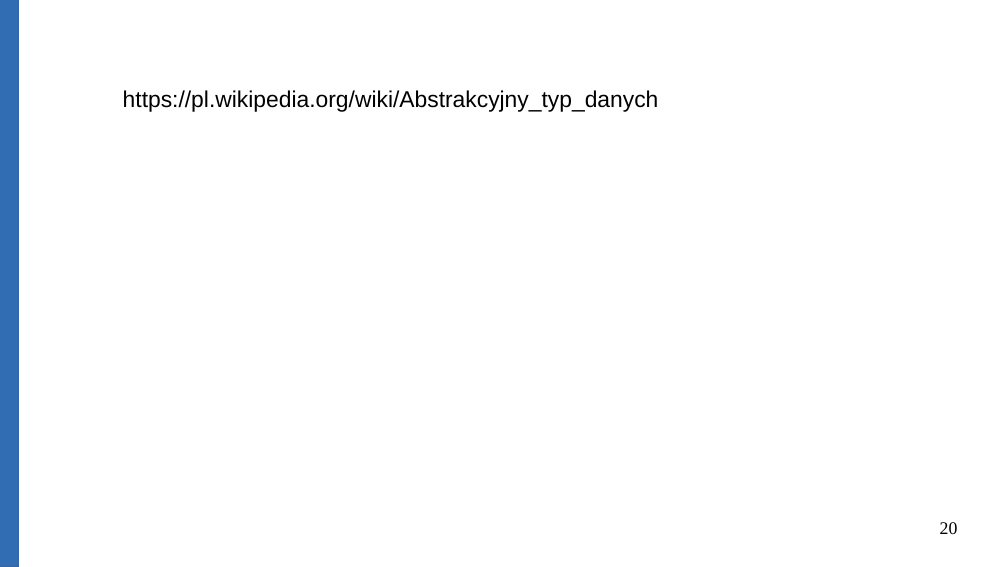
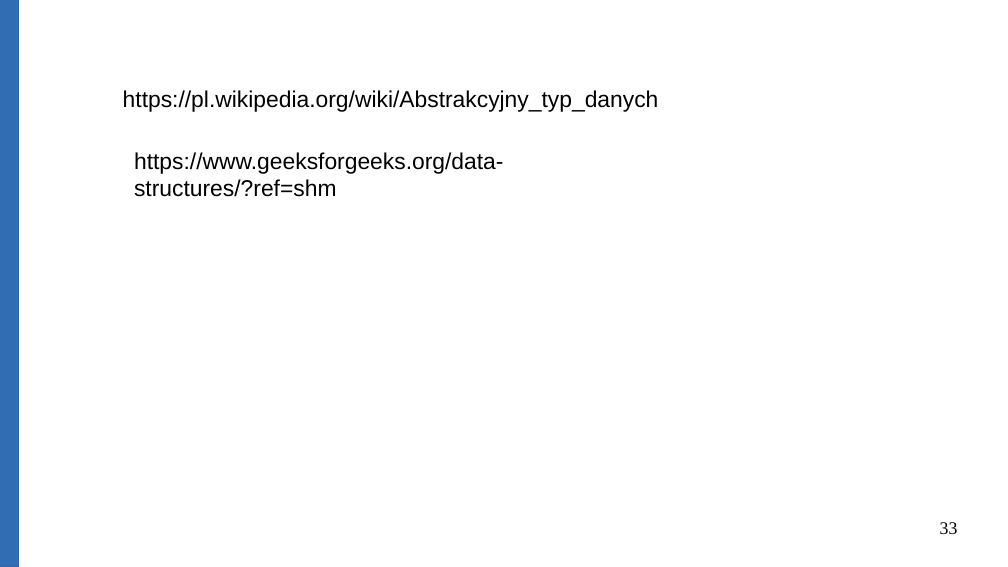
Before and after one commit to Michael-Wisniewski/algorithmic-workshop, a slide deck: slide 33 of Data_Structures.odp (slide 20 before the commit). Drawn at 1008x567 pixels with LibreOffice and Linux fonts; fonts in the diff are those of the drawing. Boxes give left, top, right and bottom in pixels: in the first picture for what was removed or moved away, otherwise in the second. Text is boxed around its words. In the diff, an @@ line names an element or a change of style, - is before the commit and + after.

```diff
--- a/Data_Structures.odp
+++ b/Data_Structures.odp
@@ text added at [134, 152, 503, 197], 18 pt, text #000000 @@
+https://www.geeksforgeeks.org/data-structures/?ref=shm
@@ page number at [940, 522, 958, 534]: text changed @@
-20
+33
```
Also in this commit, not shown: 10 other slides changed, 14 slides added, 1 slide removed, 7 other files.
